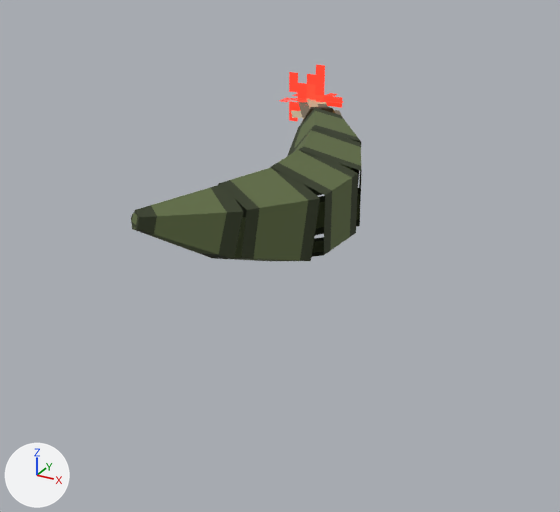
Renders of the glTF model to-rust-as-we-fall/resources/models/fauna/toxo.gltf from each side of a commit.
The view is the same before and after, from a camera (50 mm lens) standing at (0.575, -1.027, 0.512) and looking at (0.014, -0.007, 0.002). Arrows for +X, +Y and +Z are at lower left; the lights stay in place. The older version comes first. Vertices at exactly the same position are counted once.

Names of what the first picture shows: 'ToxoRigged'.
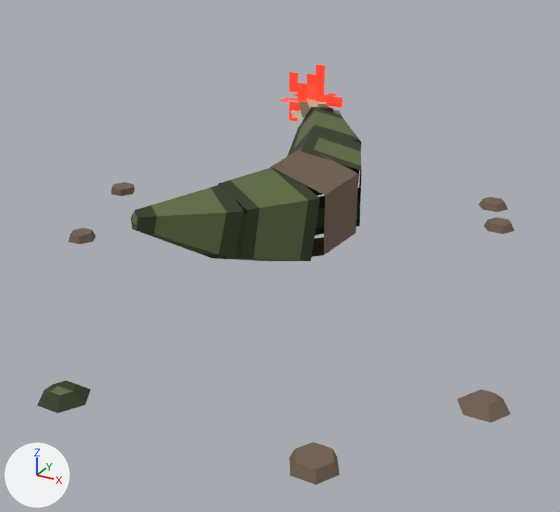
Commit message: feat: the Toxo's melt sheds the fluid it is losing

What differs and where, as boxes [x1, y1, x2, y2] in the pictures (560 x 512 px):
'ToxoRigged', reshaped
    before: [131, 65, 362, 261]
    after: [37, 65, 514, 485]
part 1 of me_toxorigged, added
    after: [484, 217, 514, 234]
part 2 of me_toxorigged, added
    after: [478, 197, 508, 212]
part 3 of me_toxorigged, added
    after: [111, 182, 135, 196]
part 4 of me_toxorigged, added
    after: [68, 228, 96, 244]
part 5 of me_toxorigged, added (green)
    after: [37, 381, 91, 413]
part 6 of me_toxorigged, added (brown)
    after: [289, 442, 340, 485]
part 7 of me_toxorigged, added (brown)
    after: [457, 389, 510, 423]
part 8 of me_toxorigged, surface changed
    both: [242, 128, 361, 257]

What the commit changed:
me_toxorigged is used by ob_toxorigged; location (0.0, 0.0, 0.0).
me_toxorigged had 86 vertices, 102 faces and spanned x -0.325..0.119, y -0.287..0.634, z 0.003..0.283.
me_toxorigged now has 194 vertices, 282 faces and spans x -0.437..0.452, y -0.513..0.634, z 0.003..0.283.
me_toxorigged part 1: a new loose piece, a 6-sided cut cone along z (radius 0.027 at the low end, 0.021 at the high end) spanning x 0.27..0.324, y 0.259..0.306, z 0.004..0.017, in mat_toxoriggedtex.
me_toxorigged part 2: a new loose piece, a 6-sided cut cone along z (radius 0.028 at the low end, 0.021 at the high end) spanning x 0.231..0.287, y 0.363..0.411, z 0.004..0.017, in mat_toxoriggedtex.
me_toxorigged part 3: a new loose piece, a 6-sided cut cone along z (radius 0.025 at the low end, 0.023 at the high end) spanning x -0.437..-0.388, y 0.095..0.138, z 0.004..0.017, in mat_toxoriggedtex.
me_toxorigged part 4: a new loose piece, a 6-sided cut cone along z (radius 0.024 at the low end, 0.019 at the high end) spanning x -0.34..-0.291, y -0.133..-0.09, z 0.004..0.017, in mat_toxoriggedtex.
me_toxorigged part 5: a new loose piece, a 6-sided cut cone along z (radius 0.031 at the low end, 0.015 at the high end) spanning x -0.037..0.025, y -0.513..-0.459, z 0.004..0.017, in mat_toxoriggedtex.
me_toxorigged part 6: a new loose piece, a 6-sided cut cone along z (radius 0.028 at the low end, 0.022 at the high end) spanning x 0.272..0.328, y -0.481..-0.432, z 0.004..0.017, in mat_toxoriggedtex.
me_toxorigged part 7: a new loose piece, a 6-sided cut cone along z (radius 0.031 at the low end, 0.015 at the high end) spanning x 0.391..0.452, y -0.299..-0.246, z 0.004..0.017, in mat_toxoriggedtex.
me_toxorigged part 8: 30 kept faces spanning x -0.06..0.119, y -0.189..0.195, z 0.009..0.18 get new texture (UV) coordinates.
Other edits to the shape of me_toxorigged do not show in these pictures.
